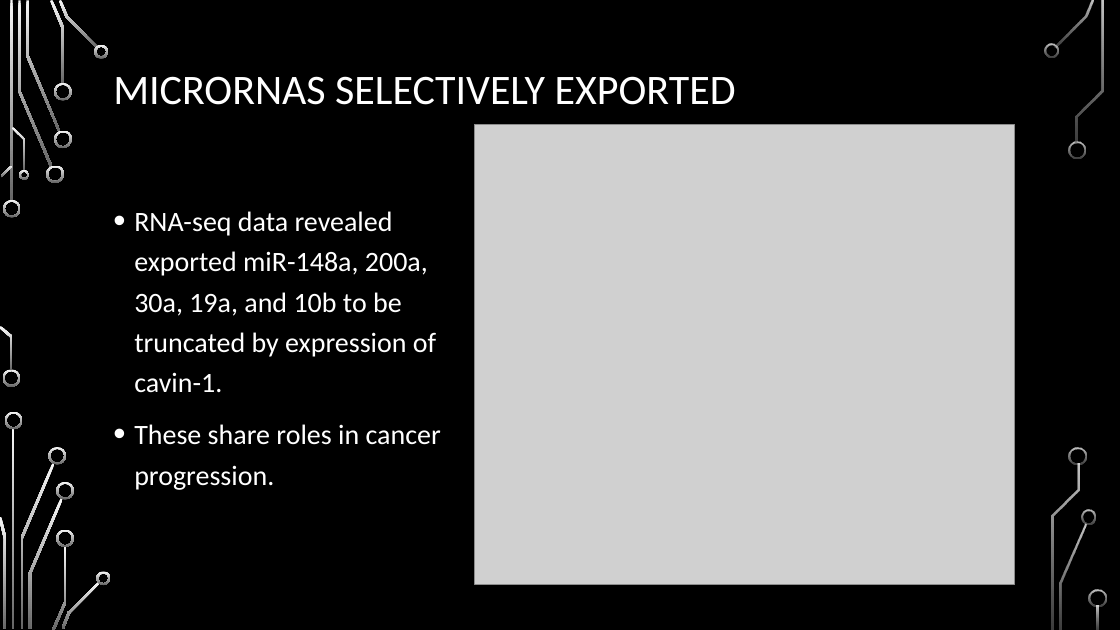
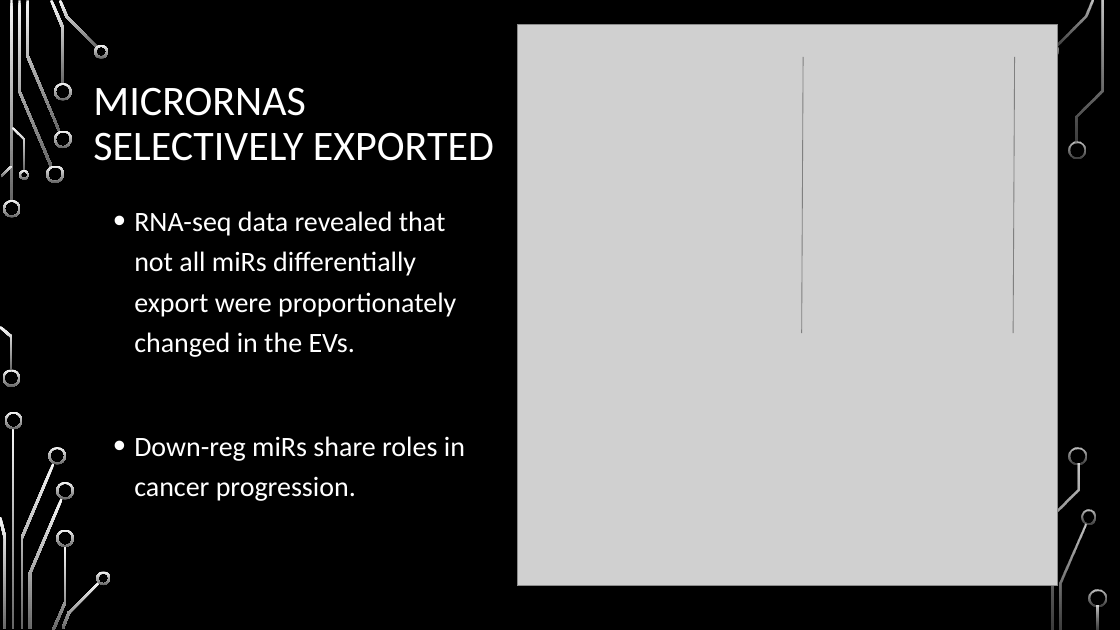
Before and after one commit to HarleyRobinson/Honours2, a slide deck: slide 6 of BackgroundInfo/MeetingSept.pptx. Drawn at 1120x630 pixels with LibreOffice and Linux fonts; fonts in the diff are those of the drawing; grey boxes stand for pictures; background and template pictures are left out. Boxes give left, top, right and bottom in pixels: in the first picture for what was removed or moved away, otherwise in the second. Text is boxed around its words. In the diff, an @@ line names an element or a change of style, - is before the commit and + after.

```diff
--- a/BackgroundInfo/MeetingSept.pptx
+++ b/BackgroundInfo/MeetingSept.pptx
@@ picture: place and size @@
-picture at (475, 124, 1015, 584)
+picture at (518, 24, 1058, 586)
@@ title "MICRORNAS SELECTIVELY EXPORTED" rewrapped from (113, 76, 736, 105) to (93, 87, 494, 161) @@
@@ line added from (803, 57) to (802, 333), #808080 0.75 pt @@
@@ line added from (1015, 57) to (1013, 333), #808080 0.75 pt @@
@@ text at (134, 211, 465, 501): text changed @@
-• RNA-seq data revealed exported miR-148a, 200a, 30a, 19a, and 10b to be truncated by expression of cavin-1.
-• These share roles in cancer progression.
+• RNA-seq data revealed that not all miRs differentially export were proportionately changed in the EVs.
+• Down-reg miRs share roles in cancer progression.
```
Also in this commit, not shown: 5 other slides changed, 2 slides added, 1 slide removed, 12 other files.
